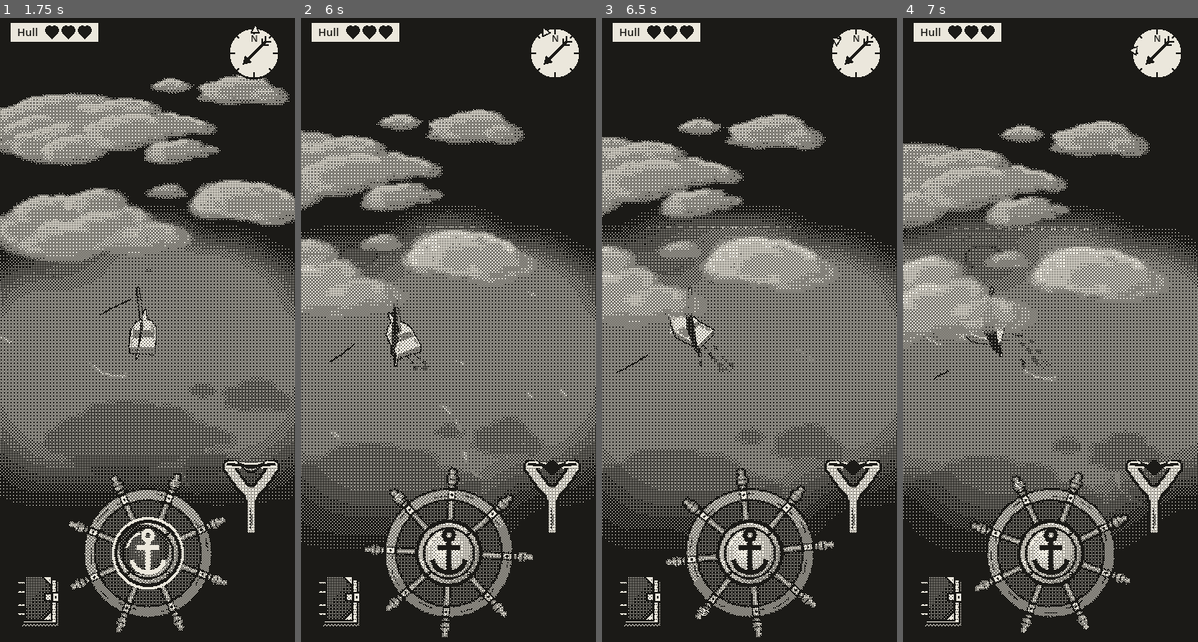
Above: before the commit, frames 1-4 (left to right).
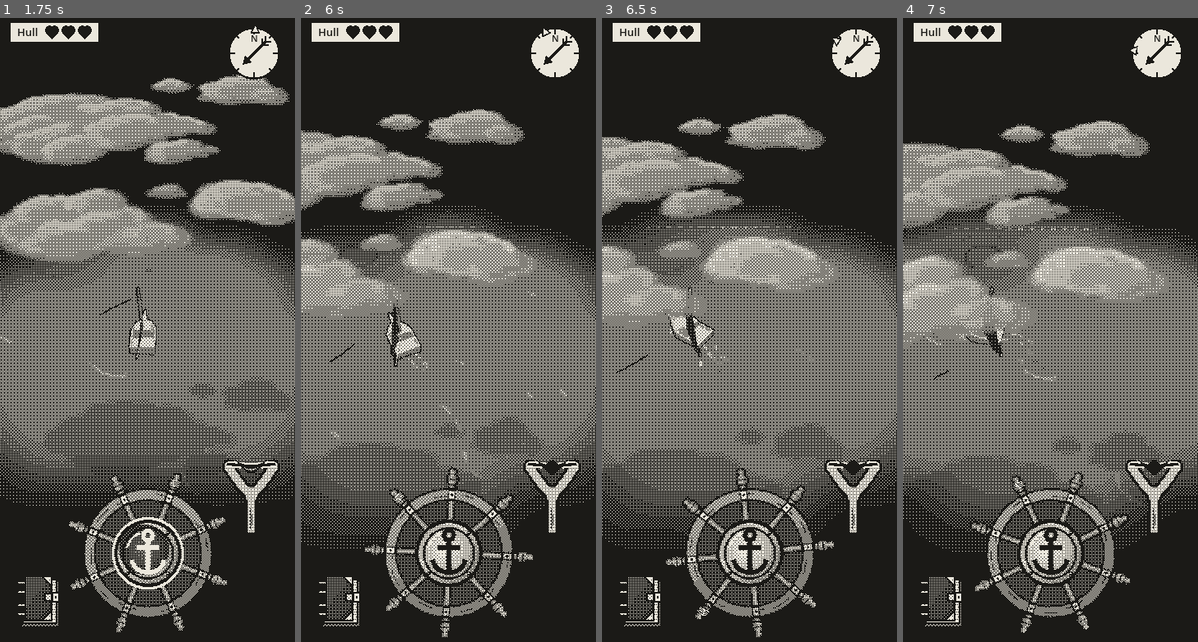
Above: after the commit, the same moments.

Repository: EnricoLabarile/Sail
Game: Godot game, scene res://Assets/Scenes/Overworld.tscn
Same seed, same stepped clock (60 frames per second), same inputs: the game is played once before the commit and once after it.
Inputs (mouse positions are in pixels of both pictures, inside the frame that each line leads up to):
- Up to frame 1 (1.75 s): click "Set sail" at 0.5 s; tap Enter (ui_accept) at 1.25, 1.52 s; move the mouse to (212, 305) at 1.27 s; hold Right (ui_right) from 1.28 s (still down); click (212, 305) at 1.42 s
- Up to frame 2 (6 s): release Right (ui_right) at 2 s; drag from (389, 373) to (433, 473) at 2.02 s; move the mouse to (478, 198) at 2.77 s; hold Right (ui_right) 2.78-3.5 s; drag from (433, 473) to (360, 242) at 3.52 s; move the mouse to (537, 442) at 4.27 s; hold Left (ui_left) 4.28-5 s; tap Enter (ui_accept) at 4.52 s; drag from (360, 242) to (404, 174) at 5.02 s; move the mouse to (463, 342) at 5.77 s; hold Left (ui_left) from 5.78 s (still down); click (463, 342) at 5.92 s
- Up to frame 3 (6.5 s): keep holding Left (ui_left)
- Up to frame 4 (7 s): release Left (ui_left) at 6.5 s; drag from (1006, 174) to (991, 373) at 6.52 s

Frame 1 is identical in both runs. In frame 2, less than 0.1% of the frame differs, in the area x 36-44%, y 53-57%; in frame 3, less than 0.1%, in the area x 33-45%, y 52-57%; in frame 4, less than 0.1%.

Commit message:
Update boat.tscn

Diff:
--- a/Assets/Boat/boat.tscn
+++ b/Assets/Boat/boat.tscn
@@ -25,7 +25,7 @@
 point_count = 2
 
 [sub_resource type="Gradient" id="Grad_wake"]
-colors = PackedColorArray(0, 0, 0, 0.8, 0, 0, 0, 0)
+colors = PackedColorArray(1, 1, 1, 0.8, 0, 0, 0, 0)
 
 [sub_resource type="QuadMesh" id="Mesh_bow_wave"]
 material = ExtResource("5_bow_wave")
@@ -56,6 +56,9 @@
 [node name="sm_boat_sail" parent="Model/sm_boat_hull/sm_boat_mast/Rig" unique_id=139299008 instance=ExtResource("4_og2vt")]
 transform = Transform3D(-4.371139e-08, 0, -1, 0, 1, 0, 1, 0, -4.371139e-08, 0, 0.23171997, 0)
 
+[node name="SailTip" type="Marker3D" parent="Model/sm_boat_hull/sm_boat_mast/Rig" unique_id=1900853989]
+transform = Transform3D(1, 0, 0, 0, 1, 0, 0, 0, 1, 0, 0.12, 4.7)
+
 [node name="sm_boat_hull_inner" parent="Model/sm_boat_hull" unique_id=973111920 instance=ExtResource("5_ks1r1")]
 
 [node name="Camera3D" type="Camera3D" parent="." unique_id=1565566446]
@@ -74,7 +77,7 @@
 emission_shape = 4
 emission_points = PackedVector3Array(-0.55, 0, 0, 0.55, 0, 0)
 direction = Vector3(0, 0, 1)
-spread = 5.0
+spread = 0.0
 gravity = Vector3(0, 0, 0)
 initial_velocity_min = 1.2
 initial_velocity_max = 1.2
@@ -103,18 +106,11 @@
 [node name="Shape" type="CollisionShape3D" parent="SpotSensor" unique_id=358062216]
 shape = SubResource("Shape_spot_sensor")
 
-[node name="SailTip" type="Marker3D" parent="Model/sm_boat_hull/sm_boat_mast/Rig"]
-transform = Transform3D(1, 0, 0, 0, 1, 0, 0, 0, 1, 0, 0.12, 4.7)
-
-[node name="SailTrail" type="CPUParticles3D" parent="."]
+[node name="SailTrail" type="CPUParticles3D" parent="." unique_id=489681064]
 emitting = false
 amount = 24
-lifetime = 1.0
-local_coords = false
 mesh = SubResource("Mesh_wake")
 gravity = Vector3(0, 0, 0)
-initial_velocity_min = 0.0
-initial_velocity_max = 0.0
 scale_amount_min = 0.7
 scale_amount_max = 0.7
 scale_amount_curve = SubResource("Curve_sail_trail_size")
